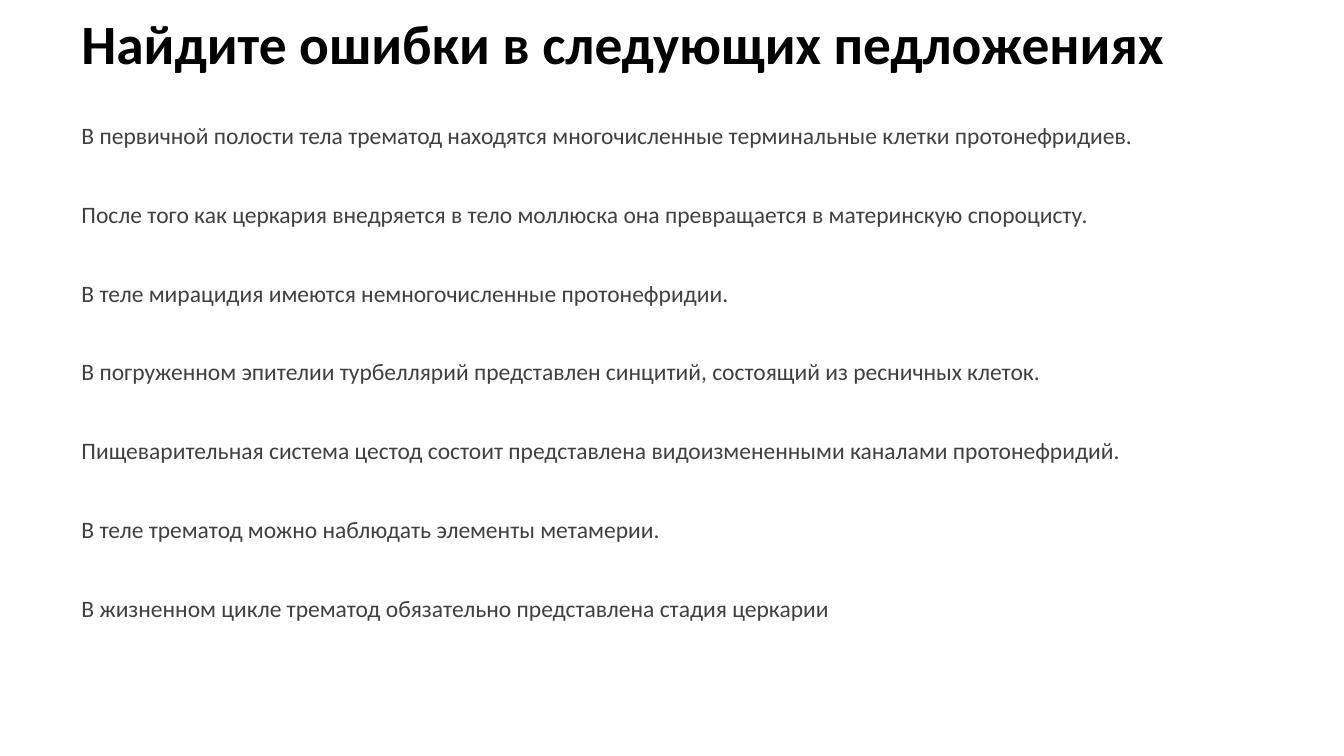
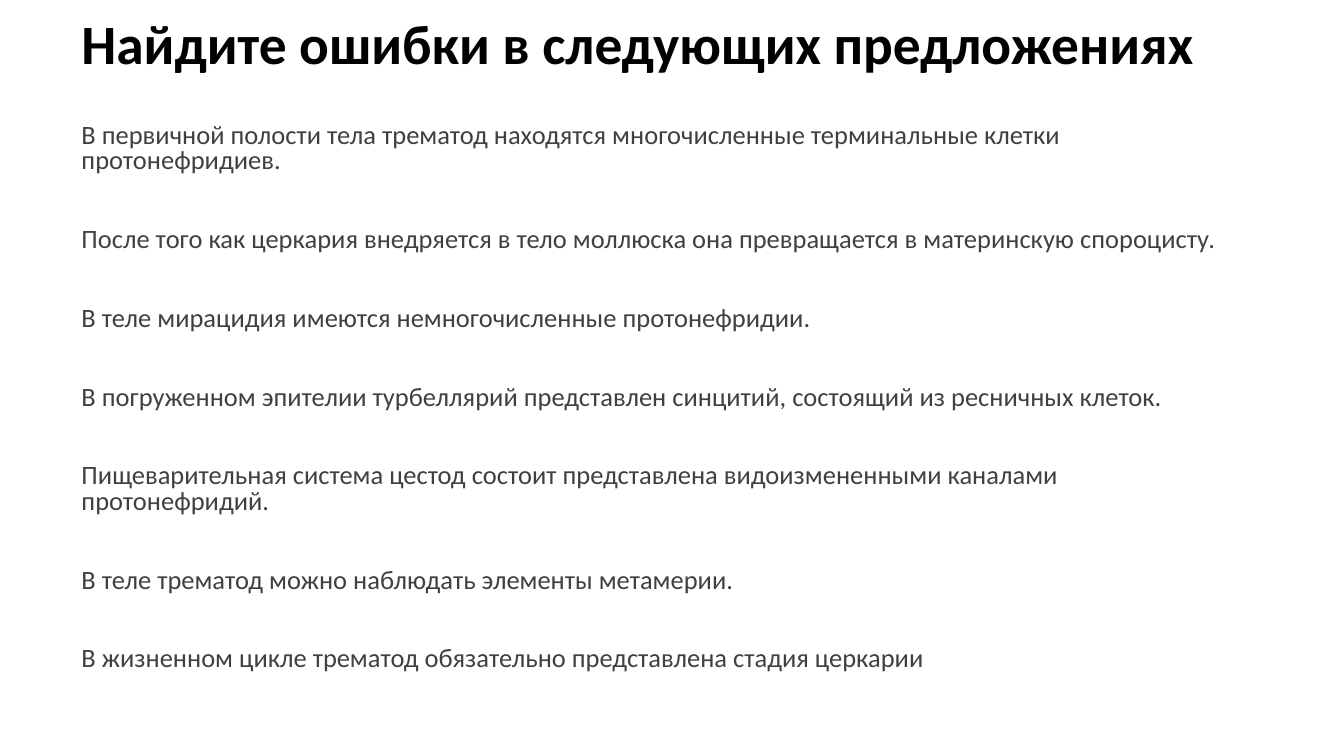
Before and after one commit to polydora/Lab-processings, a slide deck: slide 3 of Рабочие материалы/Зачет Plathelminthes.pptx (slide 4 before the commit). Drawn at 1344x756 pixels with LibreOffice and Linux fonts; fonts in the diff are those of the drawing. Boxes give left, top, right and bottom in pixels: in the first picture for what was removed or moved away, otherwise in the second. Text is boxed around its words. In the diff, an @@ line names an element or a change of style, - is before the commit and + after.

```diff
--- a/Рабочие материалы/Зачет Plathelminthes.pptx
+++ b/Рабочие материалы/Зачет Plathelminthes.pptx
@@ title at (81, 26, 1194, 73): text changed @@
-Найдите ошибки в следующих педложениях
+Найдите ошибки в следующих предложениях
@@ text "В первичной полости тела трематод ..." at (81, 126, 1215, 672): size 16.8 to 18.9 pt; line spacing 0.9 to 0.8 @@
```
Also in this commit, not shown: 2 other slides changed, 1 slide removed.
